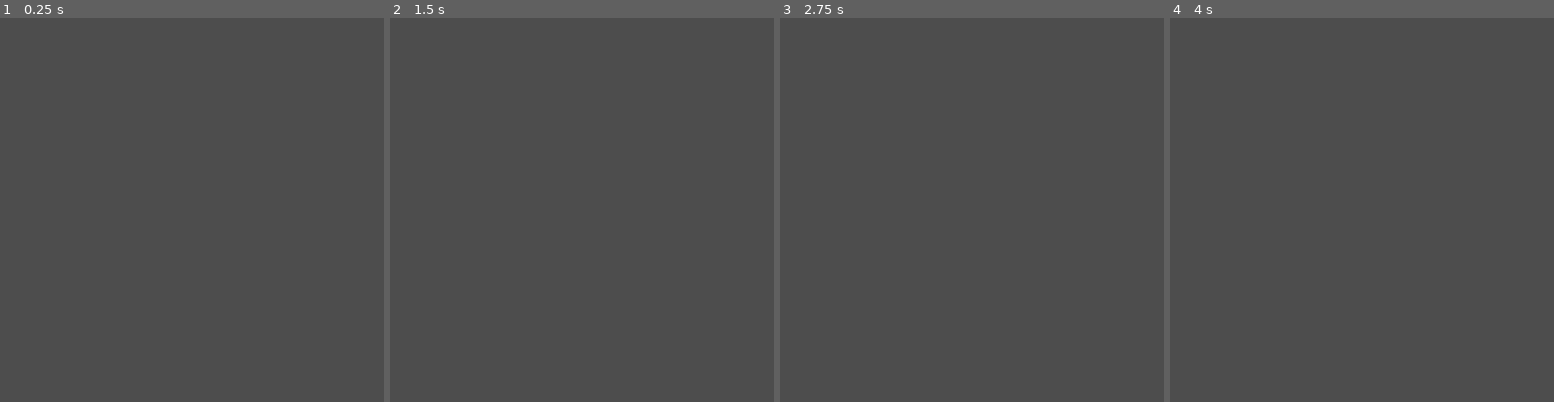
Above: before the commit, frames 1-4 (left to right).
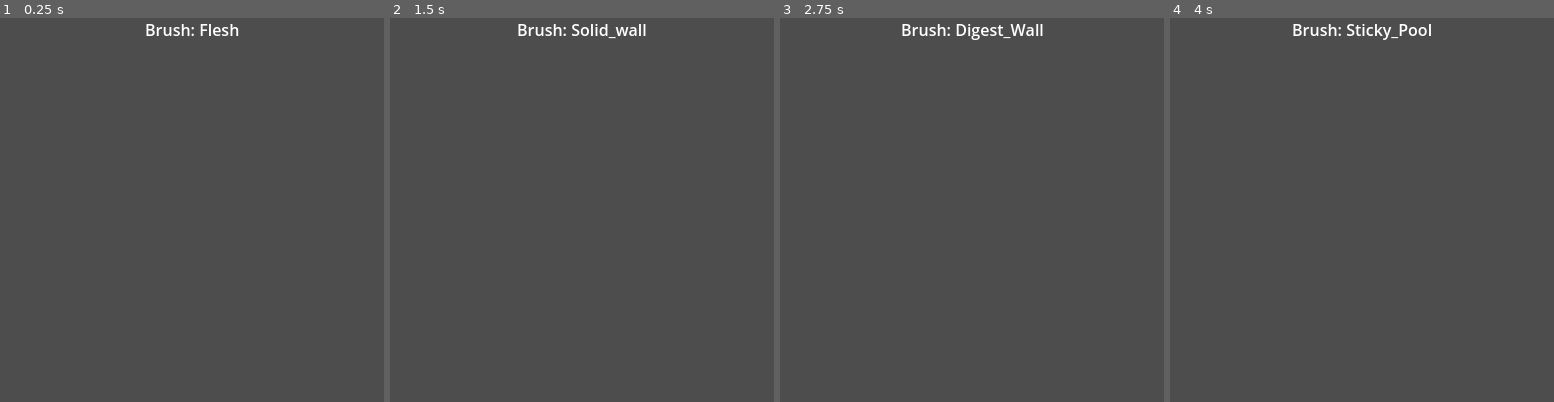
Above: after the commit, the same moments.

Repository: MushroomAlien/VerdantCoil
Game: Godot game, scene res://Scenes/BuilderMode/BuilderMode.tscn
Two runs of this game, one before a commit and one after it. Both use one fixed random seed, a clock stepped at 60 frames per second and the inputs below. This scene is started directly instead of the project's main scene.
Inputs (mouse positions are % of the whole screen's width and height, from its top left):
- Up to frame 1 (0.25 s): no input
- Up to frame 2 (1.5 s): click (1, 3) at 0.5 s; click (2, 3) at 1.25 s
- Up to frame 3 (2.75 s): click (4, 3) at 2 s
- Up to frame 4 (4 s): click (5, 3) at 2.75 s; click (7, 3) at 3.5 s
The pictures show only the part of the screen within x 25-75%, y 0-50%; the shares and areas given below are measured in that part.

The runs differ from the first frame. In frame 1, 0.4% of the frame differs, in the area x 38-63%, y 1-5%; in frame 2, 0.5%; in frame 3, 0.6%, in the area x 31-69%, y 1-6%; in frame 4, 0.5%.
Error before the commit: Invalid assignment of property or key 'text' with value of type 'String' on a base object of type 'null instance'. (res://Scenes/BuilderMode/builder_mode.gd:79)

Commit message:
basic builder mode working, but we have a lot of bugs to fix and things to correct to have tile placing rules to work correctly.

Diff:
--- a/Scenes/BuilderMode/BuilderMode.tscn
+++ b/Scenes/BuilderMode/BuilderMode.tscn
@@ -4,27 +4,31 @@
 [ext_resource type="Script" uid="uid://dktegqxr56fql" path="res://Scenes/BuilderMode/builder_mode.gd" id="1_y85i2"]
 [ext_resource type="Resource" uid="uid://bscmx8itty5qg" path="res://System/brush_registry.tres" id="2_obs3p"]
 
-[node name="BuilderMode" type="Node2D"]
+[node name="BuilderMode" type="Node2D" node_paths=PackedStringArray("base_layer", "walls_layer", "hazard_layer", "marker_layer")]
 script = ExtResource("1_y85i2")
 brush_registry = ExtResource("2_obs3p")
+base_layer = NodePath("CoilMap/Base")
+walls_layer = NodePath("CoilMap/Walls")
+hazard_layer = NodePath("CoilMap/Hazards")
+marker_layer = NodePath("CoilMap/Markers")
 
-[node name="Coilmap" type="TileMap" parent="."]
+[node name="CoilMap" type="TileMap" parent="."]
 tile_set = ExtResource("1_8psy0")
 format = 2
 
-[node name="Base" type="TileMapLayer" parent="Coilmap"]
+[node name="Base" type="TileMapLayer" parent="CoilMap"]
 use_parent_material = true
 tile_set = ExtResource("1_8psy0")
 
-[node name="Walls" type="TileMapLayer" parent="Coilmap"]
+[node name="Walls" type="TileMapLayer" parent="CoilMap"]
 use_parent_material = true
 tile_set = ExtResource("1_8psy0")
 
-[node name="Hazards" type="TileMapLayer" parent="Coilmap"]
+[node name="Hazards" type="TileMapLayer" parent="CoilMap"]
 use_parent_material = true
 tile_set = ExtResource("1_8psy0")
 
-[node name="Markers" type="TileMapLayer" parent="Coilmap"]
+[node name="Markers" type="TileMapLayer" parent="CoilMap"]
 use_parent_material = true
 tile_set = ExtResource("1_8psy0")
 
@@ -64,3 +68,13 @@
 
 [node name="EraserBtn" type="Button" parent="UI/PaletteBar/PaletteRow"]
 layout_mode = 2
+
+[node name="StatusLabel" type="Label" parent="UI"]
+anchors_preset = 5
+anchor_left = 0.5
+anchor_right = 0.5
+offset_left = -31.0
+offset_right = 31.0
+offset_bottom = 23.0
+grow_horizontal = 2
+text = "[READY]"
--- a/Scenes/BuilderMode/builder_mode.gd
+++ b/Scenes/BuilderMode/builder_mode.gd
@@ -3,19 +3,25 @@
 
 extends Node2D
 
-# --- Scene references ---
-@onready var coil_map: TileMap    = $CoilMap
-@onready var palette_row: Node    = $UI/PaletteBar/PaletteRow
-@onready var status_label: Label  = $UI/StatusLabel
-
-# --- Layer indices (match Explore/Crawler) ---
-const LAYER_BASE     := 0
-const LAYER_WALLS    := 1
-const LAYER_HAZARDS  := 2
-const LAYER_MARKERS  := 3
-
 # --- External registry (set this in the Inspector) ---
 @export var brush_registry: BrushRegistry
+
+# --- Coil map layer nodes ---
+@export var base_layer: TileMapLayer
+@export var walls_layer: TileMapLayer
+@export var hazard_layer: TileMapLayer
+@export var marker_layer: TileMapLayer
+
+# --- Scene references ---
+@onready var coil_map: TileMap = $CoilMap
+@onready var palette_row: HBoxContainer = $UI/PaletteBar/PaletteRow
+@onready var status_label: Label = $UI/StatusLabel
+
+## --- Layer indices (match Explore/Crawler) ---
+#const LAYER_BASE     := 0
+#const LAYER_WALLS    := 1
+#const LAYER_HAZARDS  := 2
+#const LAYER_MARKERS  := 3
 
 # --- Current brush selection ---
 var _current_index: int = 0
@@ -25,11 +31,13 @@
 var _status_timer: float = 0.0
 
 func _ready() -> void:
-	# Basic sanity checks for beginners
-	if brush_registry == null:
-		push_error("❌ BrushRegistry not assigned on BuilderMode.")
-	if coil_map == null:
-		push_error("❌ CoilMap TileMap not found.")
+	# Basic sanity checks
+	if brush_registry == null: push_error("❌ BrushRegistry not assigned on BuilderMode.")
+	if coil_map == null: push_error("❌ CoilMap TileMap not found.")
+	if base_layer == null: push_error("❌ base_layer not assigned on BuilderMode.")
+	if walls_layer == null: push_error("❌ walls_layer not assigned on BuilderMode.")
+	if hazard_layer == null: push_error("❌ hazard_layer not assigned on BuilderMode.")
+	if marker_layer == null: push_error("❌ marker_layer not assigned on BuilderMode.")
 
 	# Wire each palette button (by order) to a brush (by order).
 	# Left to right buttons map to registry.brushes[0..N]
@@ -53,12 +61,20 @@
 		if _status_timer <= 0.0:
 			status_label.text = ""
 
+func _layer_for(index: int) -> TileMapLayer:
+	match index:
+		0: return base_layer
+		1: return walls_layer
+		2: return hazard_layer
+		3: return marker_layer
+		_: return null
+
 func _unhandled_input(event: InputEvent) -> void:
 	# We use _unhandled_input so UI button clicks don't also paint
 	if event is InputEventMouseButton and event.pressed:
 		var mouse_world: Vector2 = get_viewport().get_mouse_position()
-		var mouse_local: Vector2 = coil_map.to_local(mouse_world)
-		var coords: Vector2i = coil_map.local_to_map(mouse_local)
+		var mouse_local: Vector2 = base_layer.to_local(mouse_world)
+		var coords: Vector2i = base_layer.local_to_map(mouse_local)
 
 		if event.button_index == MOUSE_BUTTON_LEFT:
 			_paint_at(coords)
@@ -66,7 +82,6 @@
 			_erase_at(coords)
 
 # --- Selection / Status -------------------------------------------------------
-
 func _select_brush(index: int) -> void:
 	if brush_registry == null or index < 0 or index >= brush_registry.brushes.size():
 		_show_status("⚠️ No brush at index " + str(index))
@@ -102,15 +117,19 @@
 		_show_status("⚠️ Source ID not set for brush: " + b.display_name)
 		return
 
-	coil_map.set_cell(b.target_layer, coords, b.source_id, b.atlas_coords)
+	var layer := _layer_for(b.target_layer)
+	if layer == null:
+		_show_status("⚠️ Unknown target layer: " + str(b.target_layer))
+		return
+	layer.set_cell(coords, b.source_id, b.atlas_coords)
 
 func _erase_at(coords: Vector2i) -> void:
 	# Simple MVP: remove from all known layers at this cell
-	for layer in [LAYER_MARKERS, LAYER_HAZARDS, LAYER_WALLS, LAYER_BASE]:
-		coil_map.erase_cell(layer, coords)
+	for layer_node in [marker_layer, hazard_layer, walls_layer]:
+		if layer_node:
+			layer_node.erase_cell(coords)
 
 # --- Validation helpers -------------------------------------------------------
-
 func _current_brush() -> BrushEntry:
 	if brush_registry == null:
 		return null
@@ -119,19 +138,17 @@
 	return brush_registry.brushes[_current_index]
 
 func _has_base(coords: Vector2i) -> bool:
-	return coil_map.get_cell_source_id(LAYER_BASE, coords) != -1
+	return base_layer.get_cell_source_id(coords) != -1
 
 func _has_wall(coords: Vector2i) -> bool:
-	return coil_map.get_cell_source_id(LAYER_WALLS, coords) != -1
+	return walls_layer.get_cell_source_id(coords) != -1
 
 func _hazard_kind_at(coords: Vector2i) -> String:
-	var td: TileData = coil_map.get_cell_tile_data(LAYER_HAZARDS, coords)
+	var td: TileData = hazard_layer.get_cell_tile_data(coords)
 	if td == null:
 		return ""
-	var v = td.get_custom_data("hazard")  # Variant
-	if v is String:
-		return String(v)
-	return ""
+	var v = td.get_custom_data("hazard")
+	return String(v) if (v is String) else ""
 
 func _validate_placement(b: BrushEntry, coords: Vector2i) -> bool:
 	match b.rule_profile:
--- a/System/brush_entry.gd
+++ b/System/brush_entry.gd
@@ -13,7 +13,8 @@
 var rule_profile: String = "BASE"
 
 # Which TileMap layer this brush paints to. (ERASER ignores this.)
-@export_range(0, 7, 1)
+# Uses labels in the Inspector but still stores an int (0..3).
+@export_enum("BASE", "WALLS", "HAZARDS", "MARKERS")
 var target_layer: int = 0
 
 # TileSet placement info (ERASER ignores these).
